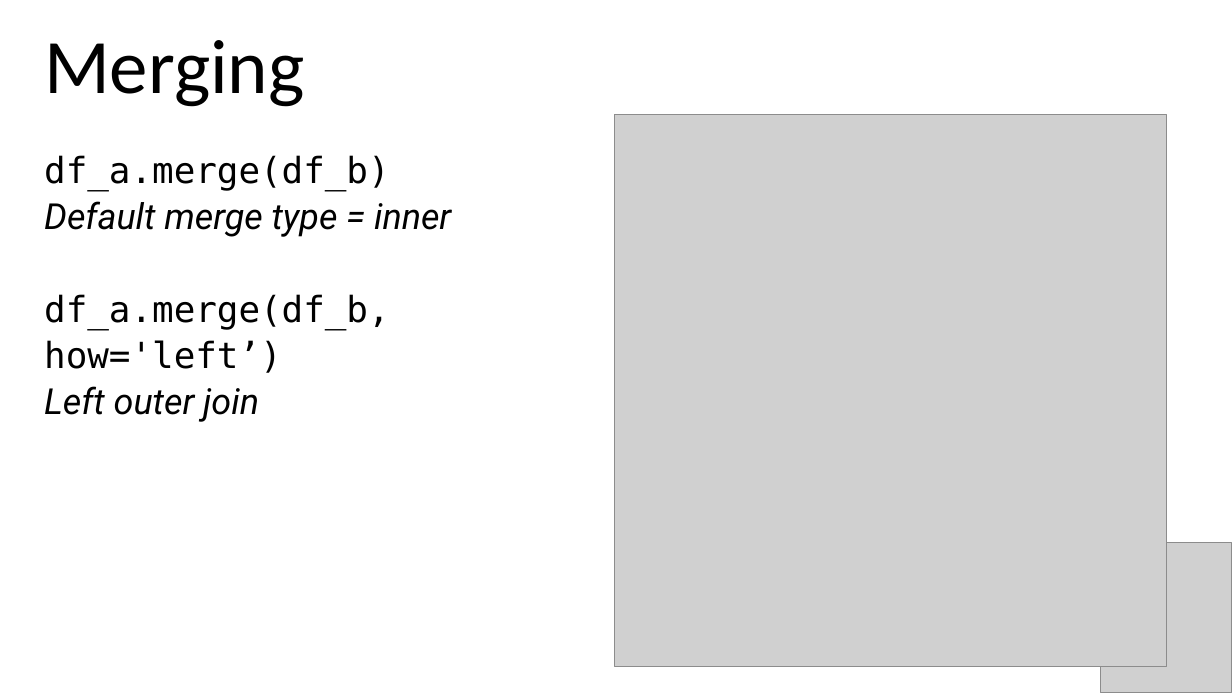
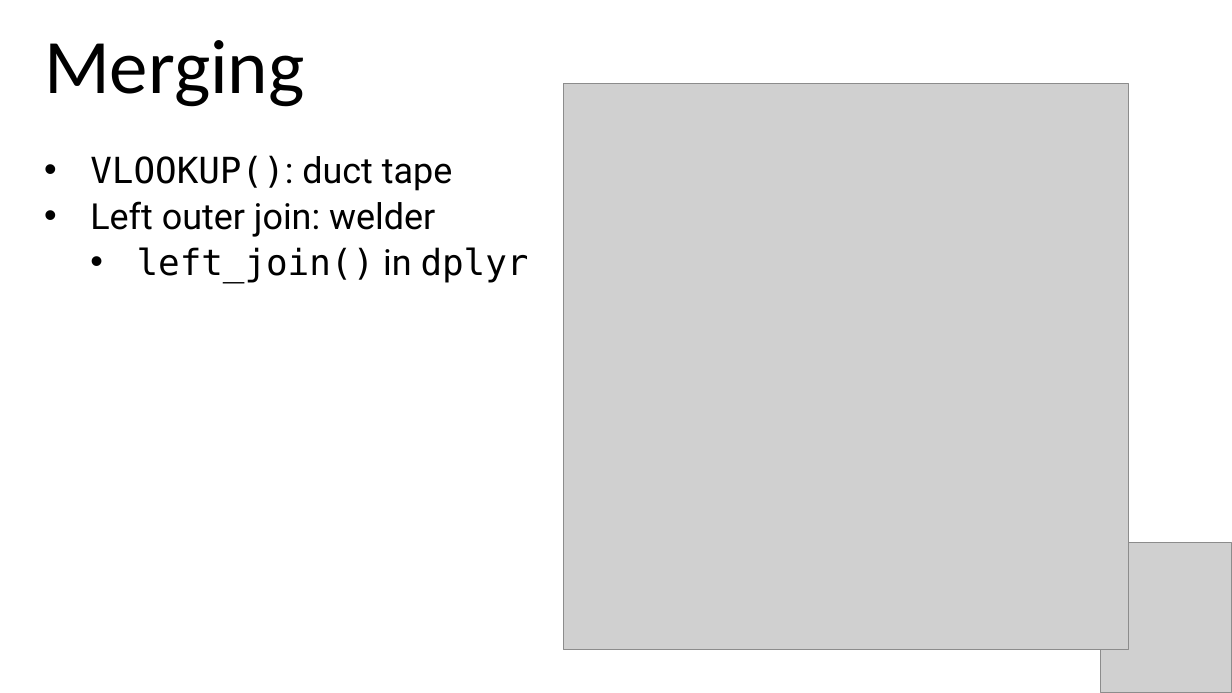
Before and after one commit to stringfestdata/aina-lets-learn-r, a slide deck: slide 30 of aina-lets-learn-r.pptx (slide 37 before the commit). Drawn at 1232x693 pixels with LibreOffice and Linux fonts; fonts in the diff are those of the drawing; grey boxes stand for pictures. Boxes give left, top, right and bottom in pixels: in the first picture for what was removed or moved away, otherwise in the second. Text is boxed around its words. In the diff, an @@ line names an element or a change of style, - is before the commit and + after.

```diff
--- a/aina-lets-learn-r.pptx
+++ b/aina-lets-learn-r.pptx
@@ picture: place and size @@
-picture at [615, 114, 1166, 665]
+picture at [563, 84, 1128, 650]
@@ text at [90, 155, 529, 284]: text changed; font DejaVu Sans Mono to Roboto @@
-df_a.merge(df_b)
-Default merge type = inner
-df_a.merge(df_b, how='left’)
-Left outer join
+• VLOOKUP(): duct tape
+• Left outer join: welder
+  • left_join() in dplyr
```
Also in this commit, not shown: 7 other slides changed, 4 slides added, 11 slides removed, 46 other files.
